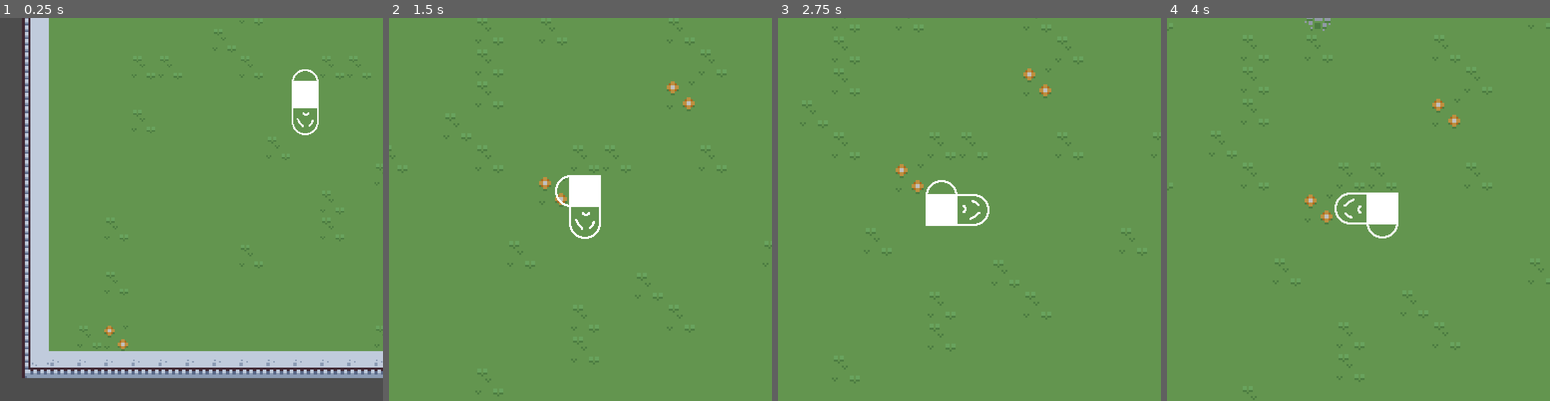
Above: before the commit, frames 1-4 (left to right).
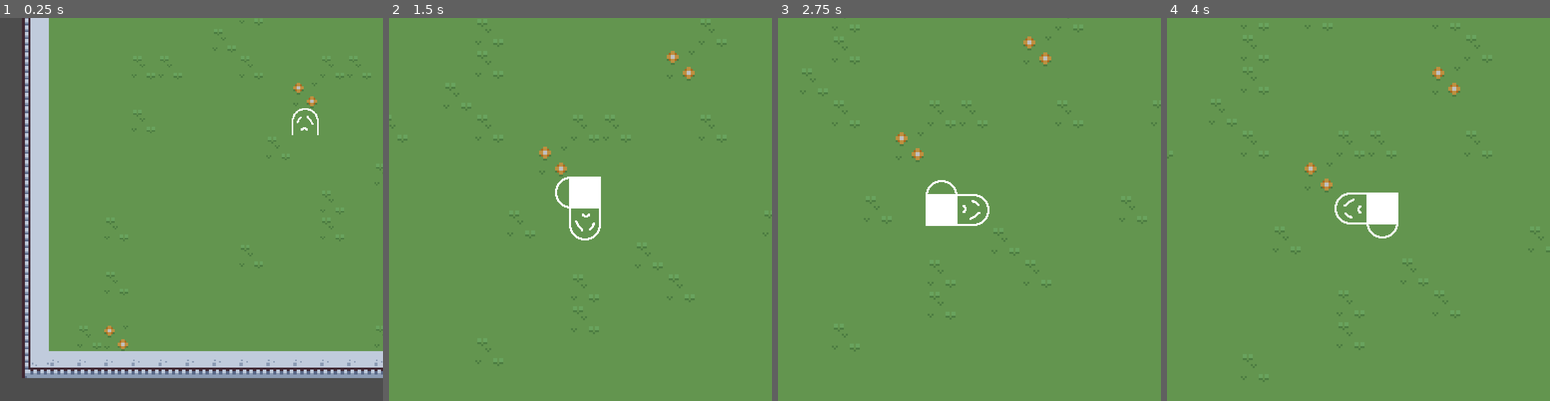
Above: after the commit, the same moments.

Repository: wotaicaili/HolySquirm
Game: Godot game, scene res://scenes/game/game.tscn
The game is run twice, just before and just after one commit, with the same random seed, the same clock (stepped at 60 frames per second) and the same inputs.
Inputs:
- Up to frame 1 (0.25 s): no input
- Up to frame 2 (1.5 s): tap Enter at 0.5 s; hold Right 0.53-1.28 s; hold Down from 1.28 s (still down)
- Up to frame 3 (2.75 s): release Down at 2.03 s; hold Right from 2.03 s (still down)
- Up to frame 4 (4 s): release Right at 2.78 s; hold Up 2.78-3.53 s; hold Left from 3.53 s (still down)

The runs differ from the first frame. In frame 1, 0.7% of the frame differs, in the area x 76-84%, y 13-31%; in frame 2, 2.2%, in the area x 0-100%, y 0-99%; in frame 3, 1.8%; in frame 4, 2.0%.

Commit message:
array_2d to deal the whole grid

Diff:
--- /dev/null
+++ b/assists/array_2d.gd
@@ -0,0 +1,25 @@
+extends Object
+class_name Array2D
+
+var X: int
+var Y: int
+var values: Array
+
+func _init(w: int, h: int, default_value: int = 0) -> void:
+	X = w
+	Y = h
+	values = []
+	for y in range(Y):
+		var row = []
+		for x in range(X):
+			row.append(default_value)
+		values.append(row)
+
+func get_value(x: int, y: int):
+	if y >= 0 and y < Y and x >= 0 and x < X:
+		return values[y][x]
+	return 0  # 或者抛出错误
+
+func set_value(x: int, y: int, value: int):
+	if y >= 0 and y < Y and x >= 0 and x < X:
+		values[y][x] = value
--- a/autoload/game_manager.gd
+++ /dev/null
@@ -1,6 +0,0 @@
-extends Node
-
-const GRID_SIZE = 16
-const FIELD_SIZE = Vector2(48, 320)
-
-var player: Player
--- /dev/null
+++ b/autoloads/game_manager.gd
@@ -0,0 +1,10 @@
+extends Node
+
+const GRID_SIZE = 16
+const FIELD_SIZE = Vector2(48, -320)
+#var field_border_x = Vector2(1, GameManager.FIELD_SIZE.x - 2)
+#var field_border_y = Vector2(-1, GameManager.FIELD_SIZE.y + 2)
+
+var player: Player
+
+var grid_values: Array2D = Array2D.new(FIELD_SIZE.x, FIELD_SIZE.y)
--- a/project.godot
+++ b/project.godot
@@ -17,8 +17,8 @@
 
 [autoload]
 
-GameManager="*res://autoload/game_manager.gd"
-Util="*res://autoload/util.gd"
+GameManager="*res://autoloads/game_manager.gd"
+Util="*res://autoloads/util.gd"
 
 [display]
 
--- a/scenes/coin/coin.gd
+++ b/scenes/coin/coin.gd
@@ -5,7 +5,7 @@
 @onready var animation_player: AnimationPlayer = $AnimationPlayer
 
 func _ready():
-	position = grid_position * GameManager.GRID_SIZE
+	position = Util.grid2real(grid_position)
 
 func collect():
 	remove_from_group("coin")
--- a/scenes/coin/coin.tscn
+++ b/scenes/coin/coin.tscn
@@ -136,6 +136,33 @@
 "name": &"default",
 "speed": 5.0
 }]
+
+[sub_resource type="Animation" id="Animation_u0637"]
+length = 0.001
+tracks/0/type = "value"
+tracks/0/imported = false
+tracks/0/enabled = true
+tracks/0/path = NodePath("AnimatedSprite2D:position")
+tracks/0/interp = 1
+tracks/0/loop_wrap = true
+tracks/0/keys = {
+"times": PackedFloat32Array(0),
+"transitions": PackedFloat32Array(1),
+"update": 0,
+"values": [Vector2(0, 0)]
+}
+tracks/1/type = "value"
+tracks/1/imported = false
+tracks/1/enabled = true
+tracks/1/path = NodePath(".:modulate")
+tracks/1/interp = 1
+tracks/1/loop_wrap = true
+tracks/1/keys = {
+"times": PackedFloat32Array(0),
+"transitions": PackedFloat32Array(1),
+"update": 0,
+"values": [Color(1, 1, 1, 1)]
+}
 
 [sub_resource type="Animation" id="Animation_rarom"]
 resource_name = "collect"
@@ -149,7 +176,7 @@
 "times": PackedFloat32Array(0, 0.8),
 "transitions": PackedFloat32Array(0.258816, 1),
 "update": 0,
-"values": [Vector2(8.5, 8), Vector2(8.5, -24)]
+"values": [Vector2(0, 0), Vector2(0, -32)]
 }
 tracks/1/type = "value"
 tracks/1/imported = false
@@ -164,33 +191,6 @@
 "values": [Color(1, 1, 1, 1), Color(1, 1, 1, 0)]
 }
 
-[sub_resource type="Animation" id="Animation_u0637"]
-length = 0.001
-tracks/0/type = "value"
-tracks/0/imported = false
-tracks/0/enabled = true
-tracks/0/path = NodePath("AnimatedSprite2D:position")
-tracks/0/interp = 1
-tracks/0/loop_wrap = true
-tracks/0/keys = {
-"times": PackedFloat32Array(0),
-"transitions": PackedFloat32Array(1),
-"update": 0,
-"values": [Vector2(8.5, 8)]
-}
-tracks/1/type = "value"
-tracks/1/imported = false
-tracks/1/enabled = true
-tracks/1/path = NodePath(".:modulate")
-tracks/1/interp = 1
-tracks/1/loop_wrap = true
-tracks/1/keys = {
-"times": PackedFloat32Array(0),
-"transitions": PackedFloat32Array(1),
-"update": 0,
-"values": [Color(1, 1, 1, 1)]
-}
-
 [sub_resource type="AnimationLibrary" id="AnimationLibrary_igveo"]
 _data = {
 &"RESET": SubResource("Animation_u0637"),
@@ -198,14 +198,15 @@
 }
 
 [node name="Coin" type="Node2D" groups=["coin"]]
+scale = Vector2(2, 2)
 script = ExtResource("1_u0637")
 
 [node name="AnimatedSprite2D" type="AnimatedSprite2D" parent="."]
-position = Vector2(8.5, 8)
 sprite_frames = SubResource("SpriteFrames_xdmgn")
 autoplay = "default"
-frame_progress = 0.0510752
+frame_progress = 0.0864457
 speed_scale = 2.0
+offset = Vector2(0.5, 0)
 
 [node name="AnimationPlayer" type="AnimationPlayer" parent="."]
 libraries = {
--- a/scenes/game/coin_manager.gd
+++ b/scenes/game/coin_manager.gd
@@ -6,7 +6,7 @@
 func _ready() -> void:
 	for i in range(60):
 		var x = randi_range(1, GameManager.FIELD_SIZE.x - 2)
-		var y = randi_range(1, GameManager.FIELD_SIZE.y - 2)
+		var y = randi_range(-3, GameManager.FIELD_SIZE.y + 2)
 		spawn(Vector2(x, y))
 
 func spawn(g_pos: Vector2):
--- /dev/null
+++ b/scenes/game/game.gd
@@ -0,0 +1,9 @@
+extends Node2D
+
+
+func _ready() -> void:
+	init_player()
+
+func init_player(len: int = 3, speed: float = 0.2):
+	var player = GameManager.player
+	# 初始化player属性
--- a/scenes/game/game.tscn
+++ b/scenes/game/game.tscn
@@ -1,11 +1,13 @@
-[gd_scene load_steps=5 format=4 uid="uid://b6x8v0j6y5n3q"]
+[gd_scene load_steps=6 format=4 uid="uid://b6x8v0j6y5n3q"]
 
 [ext_resource type="Script" uid="uid://hua47xuo5k6q" path="res://scenes/game/player_camera.gd" id="1_kelw5"]
+[ext_resource type="Script" uid="uid://c2lsneub1l82r" path="res://scenes/game/game.gd" id="1_lfrn8"]
 [ext_resource type="TileSet" uid="uid://daemitqooxnla" path="res://scenes/game/tiny_town.tres" id="1_sul5r"]
 [ext_resource type="PackedScene" uid="uid://bc6s2qyn6j82p" path="res://scenes/worm/player.tscn" id="3_0sr1o"]
 [ext_resource type="Script" uid="uid://c3jrqdoatx7at" path="res://scenes/game/coin_manager.gd" id="3_kelw5"]
 
 [node name="Game" type="Node2D"]
+script = ExtResource("1_lfrn8")
 
 [node name="PlayerCamera" type="Camera2D" parent="."]
 limit_left = -48
@@ -32,7 +34,6 @@
 tile_set = ExtResource("1_sul5r")
 
 [node name="Player" parent="." instance=ExtResource("3_0sr1o")]
-move_interval = 1.0
 
 [node name="CoinManager" type="Node2D" parent="."]
 script = ExtResource("3_kelw5")
--- a/scenes/game/player_camera.gd
+++ b/scenes/game/player_camera.gd
@@ -1,9 +1,9 @@
 extends Camera2D
 
-# 相机跟随和缩放参数
+# 相机跟随缩放参数
 var zoom_base = 5.0  # 基础缩放值
 var zoom_factor = 0.05  # 缩放系数
-var min_zoom = 0.25  # 最小缩放
+var min_zoom = 1.0  # 最小缩放
 var max_zoom = 4.0  # 最大缩放
 
 func _process(_delta):
@@ -16,7 +16,7 @@
 
 	# 根据玩家长度动态调整缩放
 	var player_length = GameManager.player.body.size()
-	var target_zoom = zoom_base - (player_length * zoom_factor)
+	var target_zoom = 6.2*0.95**player_length
 
 	# 限制缩放范围
 	target_zoom = clamp(target_zoom, min_zoom, max_zoom)
--- a/scenes/worm/player.gd
+++ b/scenes/worm/player.gd
@@ -7,19 +7,21 @@
 
 func _unhandled_input(event: InputEvent):
 	if event is InputEventKey and event.pressed and not event.echo:
-		var new_dir = direction
-		if event.keycode == KEY_UP:
-			new_dir = Vector2(0, -1)
-		elif event.keycode == KEY_DOWN:
-			new_dir = Vector2(0, 1)
-		elif event.keycode == KEY_LEFT:
-			new_dir = Vector2(-1, 0)
-		elif event.keycode == KEY_RIGHT:
-			new_dir = Vector2(1, 0)
+		var new_dir = Vector2(0, 0)
+		match event.keycode:
+			KEY_UP:
+				new_dir = Vector2(0, -1)
+			KEY_DOWN:
+				new_dir = Vector2(0, 1)
+			KEY_LEFT:
+				new_dir = Vector2(-1, 0)
+			KEY_RIGHT:
+				new_dir = Vector2(1, 0)
 		# 防止反向自杀
 		if new_dir == -direction:
 			return
-		# 立即移动
-		direction = new_dir
-		next_direction = new_dir
-		move(new_dir)
+		if new_dir.length() > 0:
+			# 立即移动
+			direction = new_dir
+			next_direction = new_dir
+			move(new_dir)
--- a/scenes/worm/player.tscn
+++ b/scenes/worm/player.tscn
@@ -10,3 +10,4 @@
 head_texture = ExtResource("2_bogjt")
 body_texture = ExtResource("3_baw2p")
 tail_texture = ExtResource("4_dipe0")
+move_interval = 1.0
--- a/scenes/worm/worm.gd
+++ b/scenes/worm/worm.gd
@@ -7,7 +7,8 @@
 @export var tail_texture: Texture2D
 
 # 身体坐标（Vector2数组，头在前）
-var body: Array = [Vector2(10, -10), Vector2(10, -11), Vector2(10, -12)]
+var body: Array = [Vector2(10, -10)] # 初始只需要头坐标
+var to_grow: int = 2 # 还没长出来的体节
 
 # 用于显示的Sprite2D节点
 var sprite_nodes: Array = []
@@ -24,15 +25,15 @@
 	set_process(true)
 	update_worm_visual()
 
+
 func _process(delta):
 	move_timer += delta
 	if move_timer >= move_interval:
 		direction = next_direction
 		move(direction)
 
-# 移动：direction为Vector2(0,1)等
+
 func move(direction: Vector2):
-	var grow = false
 	var new_head = body[0] + direction
 	body.insert(0, new_head)
 
@@ -40,15 +41,20 @@
 	var head_pos = body[0]
 	for coin in get_tree().get_nodes_in_group("coin"):
 		if coin.grid_position == head_pos and coin is Coin:
-			grow = true
+			grow()
 			coin.collect()
 			break
 
-	if not grow:
+	if not to_grow:
 		body.pop_back()
+	else:
+		to_grow -= 1
 	update_worm_visual()
 
 	move_timer = 0.0
+
+func grow():
+	to_grow += 1
 
 
 # 断尾：从断点index开始（含index）全部断掉
@@ -80,16 +86,16 @@
 			# 头部朝向下一个身体段
 			var dir = body[0] - body[1]
 			sprite.rotation = atan2(dir.y, dir.x) + PI / 2
-		elif i == body.size() - 1 and body.size() > 1:
-			# 尾部朝向前一节
-			var dir = body[i] - body[i-1]
-			sprite.rotation = atan2(dir.y, dir.x) - PI / 2
 		elif i > 0 and i < body.size() - 1:
 			# 身体朝向前后两节的夹角
 			var dir_prev = body[i] - body[i-1]
 			var dir_next = body[i+1] - body[i]
 			# 取前一节方向
 			sprite.rotation = atan2(dir_prev.y, dir_prev.x) + PI / 2
+		elif i == body.size() - 1 and body.size() > 1:
+			# 尾部朝向前一节
+			var dir = body[i] - body[i-1]
+			sprite.rotation = atan2(dir.y, dir.x) - PI / 2
 
 		add_child(sprite)
 		sprite_nodes.append(sprite)
Not shown, added: assists/array_2d.gd.uid
Renamed: autoload/game_manager.gd.uid -> autoloads/game_manager.gd.uid
Renamed: autoload/util.gd -> autoloads/util.gd
Renamed: autoload/util.gd.uid -> autoloads/util.gd.uid
Not shown, added: scenes/game/game.gd.uid
